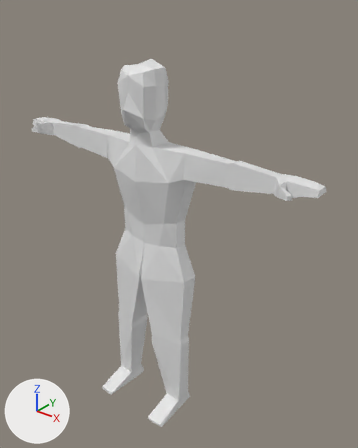
Before and after pictures for a commit that changed the Blender file MoodyPixel3D/Assets/humanoid.blend.
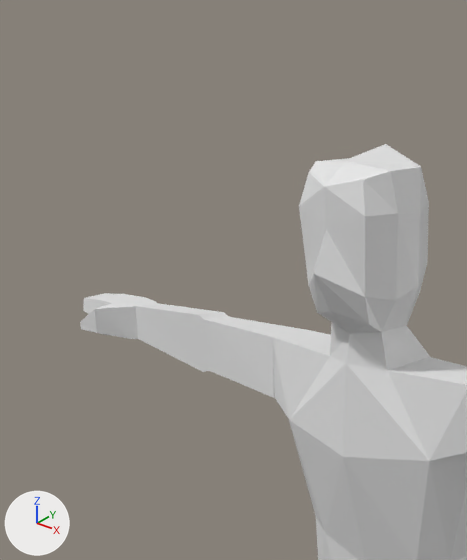
Old and new are each drawn whole from a 50 mm camera at (8.81, -9.99, 12.58) aimed at (0.63, 0.22, 6.25) and again close up on the part from 0% to 51% of the width and 0% to 50% of the height. Lighting does not change. The marker at lower left points along +X, +Y and +Z.

Names of what the first close-up shows: 'Dude'.
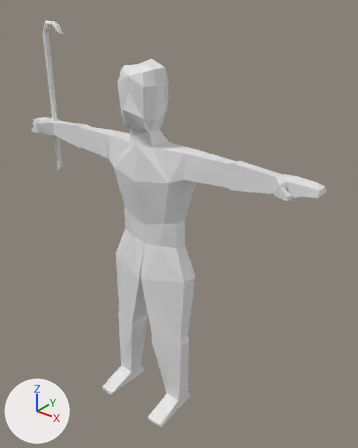
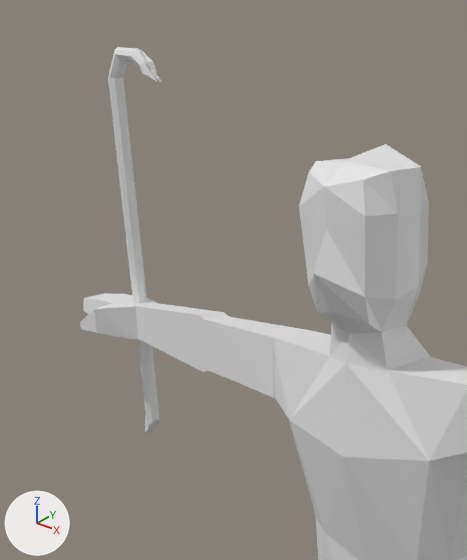
Location of each change, [x1, y1, x2, y2] in pixels of the close-ups (467 x 560 px):
'Cube', added: after [108, 47, 161, 433]

The edits, one by one:
Mesh me_cube_002 is new.
It has 74 vertices, 70 faces and spans x -1.2..6.68, y -0.75..0.75, z -1.17..3.58.
Object 'Cube' (ob_cube) is new; it shows me_cube_002.
Its location is (-4.12, -0.18, 8.02).
Its scale is (0.118, 0.118, 1.0).
